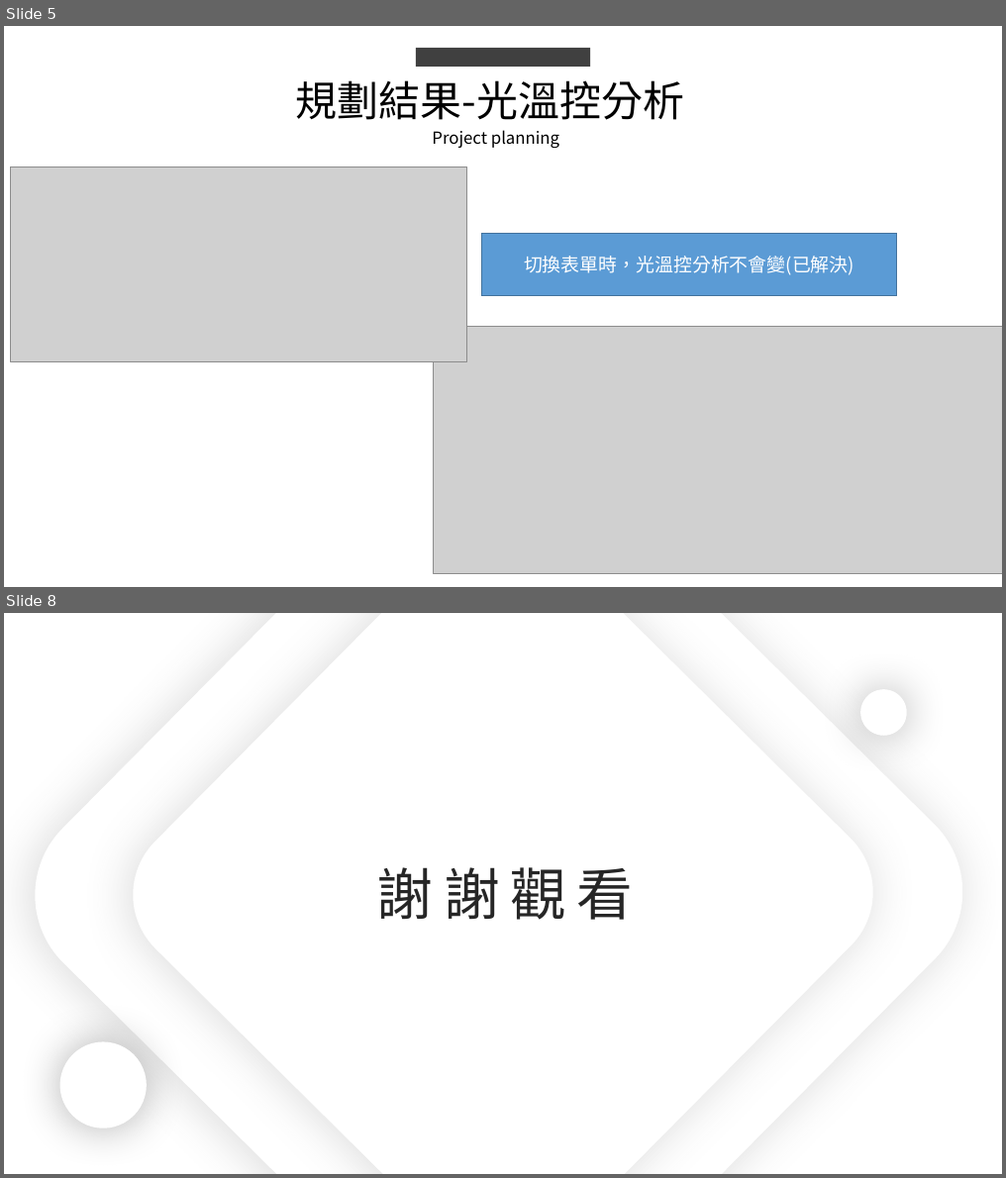
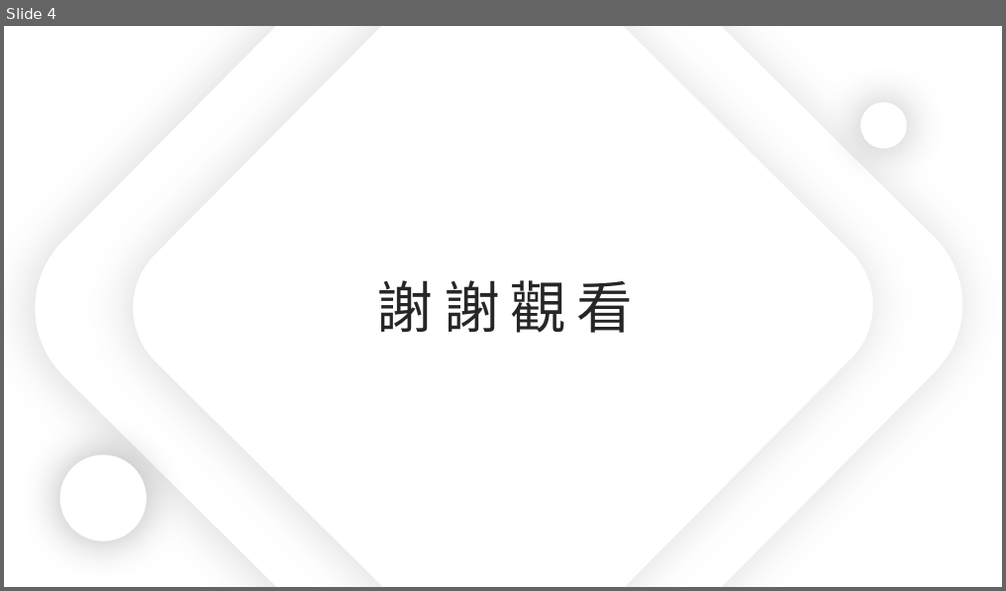
Before and after one commit to king637324/KnowledgeGreenhouseSystem, a slide deck: 工作日報_葉柏漢/2021.10/2021.10.22(加班)_2021.10.25工作日報_葉柏漢 - 複製.pptx. Shown one above the other, each under a label of ours: slides 5 and 8 before the commit, slide 4 after it; the slides between them are not shown. The pictures are 1006x1178 and 1006x591 pixels, drawn with LibreOffice and Linux fonts; fonts in the diff are those of the drawing; grey boxes stand for pictures. Boxes give left, top, right and bottom in pixels: in the first picture for what was removed or moved away, otherwise in the second. Text is boxed around its words. In the diff, an @@ line names an element or a change of style, - is before the commit and + after.

```diff
--- a/工作日報_葉柏漢/2021.10/2021.10.22(加班)_2021.10.25工作日報_葉柏漢 - 複製.pptx
+++ b/工作日報_葉柏漢/2021.10/2021.10.22(加班)_2021.10.25工作日報_葉柏漢 - 複製.pptx
@@ slide 5 removed at (4, 26, 1002, 587), background #FFFFFF @@
@@ rectangle removed at (416, 48, 590, 67) @@
@@ text removed at (296, 80, 684, 120) @@
-規劃結果-光溫控分析
@@ text removed at (432, 130, 559, 148) @@
-Project planning
@@ picture removed at (10, 167, 466, 362) @@
@@ rectangle removed at (482, 233, 897, 295) @@
-切換表單時，光溫控分析不會變(已解決)
@@ picture removed at (433, 327, 1002, 574) @@
@@ what was slide 8 is now slide 4 @@
```
Also in this commit, not shown: 3 slides changed, 3 other slides removed, 2 other files.
